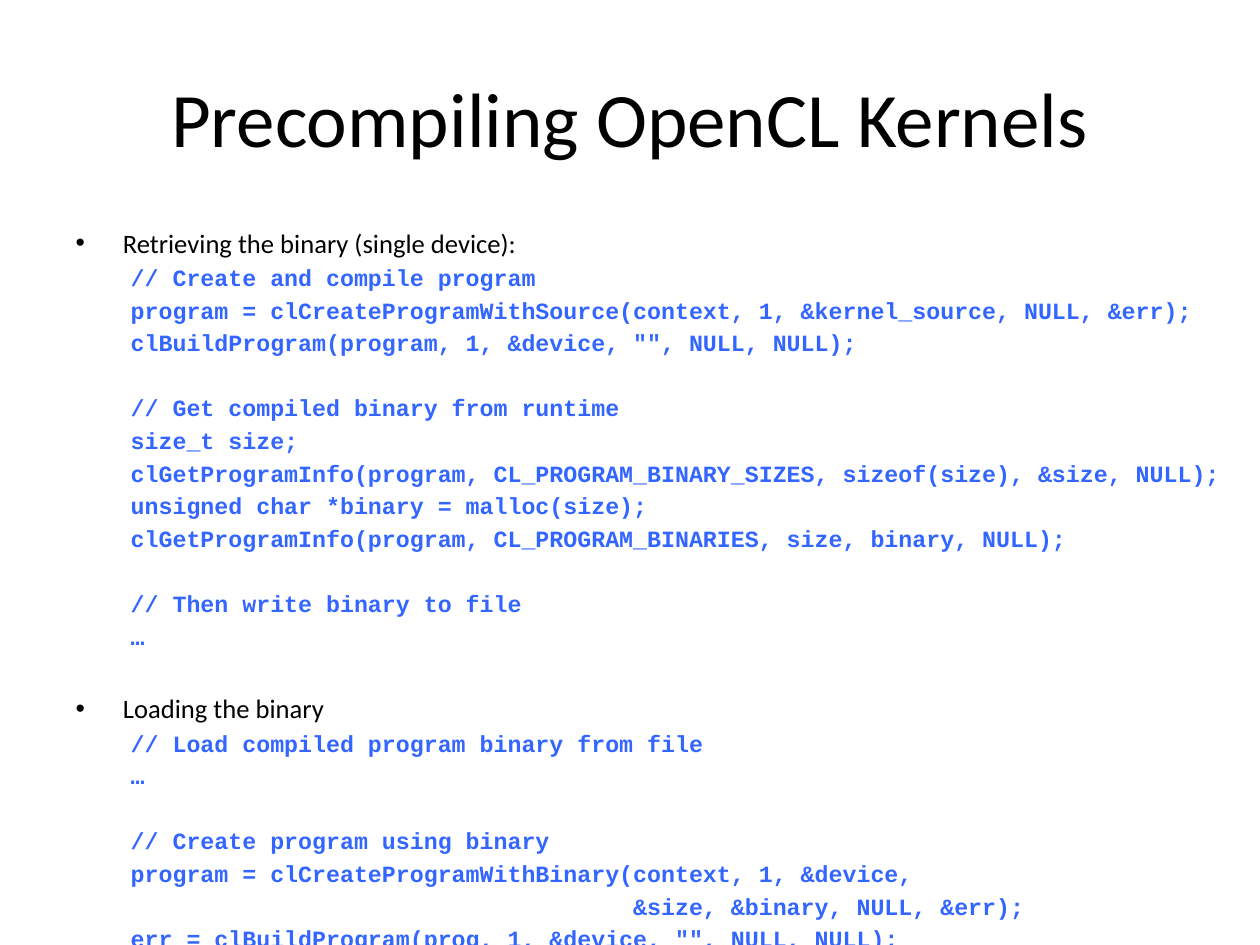
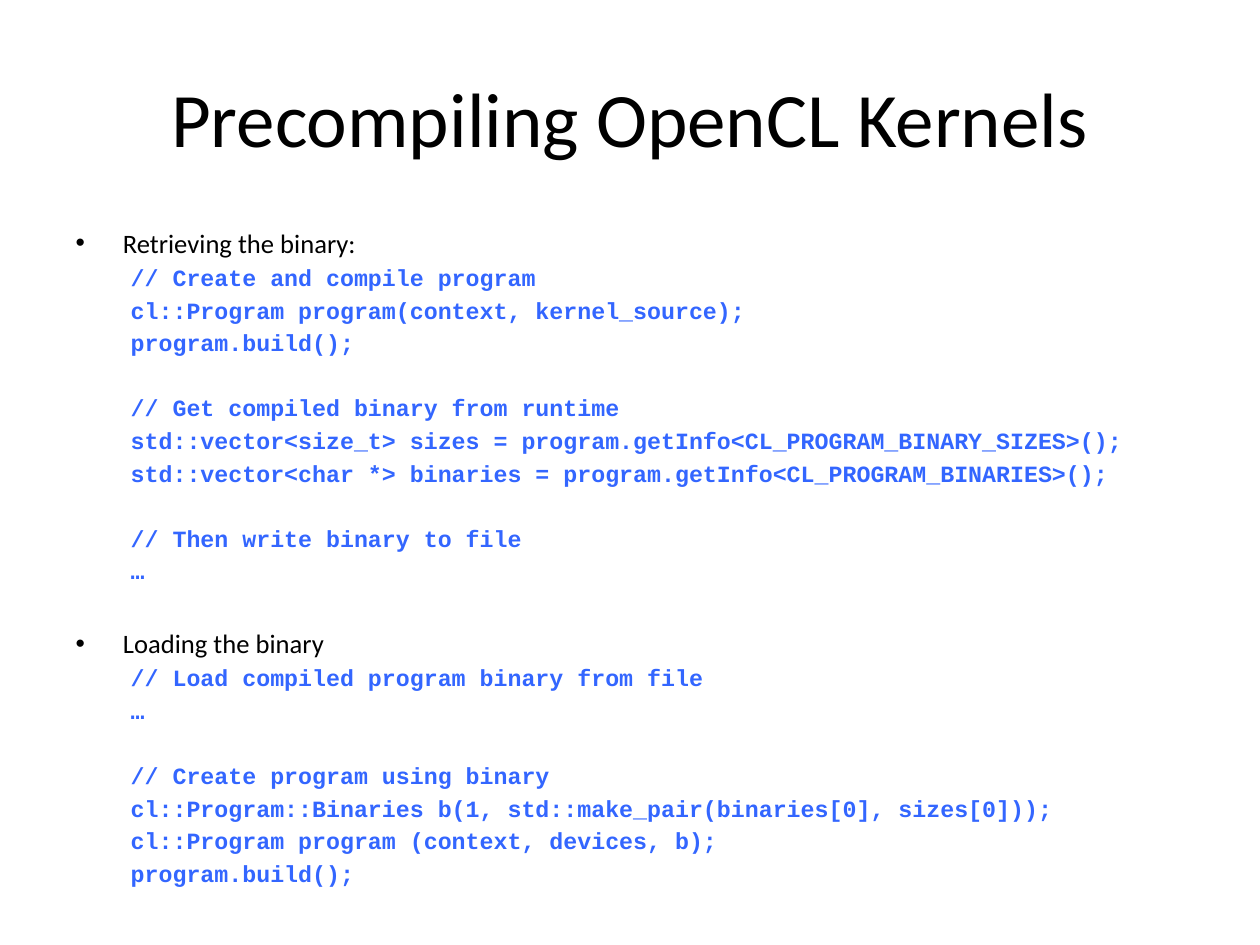
Before and after one commit to UoB-HPC/opencl-training-code, a slide deck: slide 5 of slides/advanced_part2.pptx. Drawn at 1260x945 pixels with LibreOffice and Linux fonts; fonts in the diff are those of the drawing. Boxes give left, top, right and bottom in pixels: in the first picture for what was removed or moved away, otherwise in the second. Text is boxed around its words. In the diff, an @@ line names an element or a change of style, - is before the commit and + after.

```diff
--- a/slides/advanced_part2.pptx
+++ b/slides/advanced_part2.pptx
@@ text at [123,234,355,258]: text changed @@
-• Retrieving the binary (single device):
+• Retrieving the binary:
@@ text at [131,302,744,356]: text changed @@
-  program = clCreateProgramWithSource(context, 1, &kernel_source, NULL, &err);
-  clBuildProgram(program, 1, &device, "", NULL, NULL);
+  cl::Program program(context, kernel_source);
+  program.build();
@@ text at [131,432,1122,487]: text changed @@
-  size_t size;
-  clGetProgramInfo(program, CL_PROGRAM_BINARY_SIZES, sizeof(size), &size, NULL);
-  unsigned char *binary = malloc(size);
-  clGetProgramInfo(program, CL_PROGRAM_BINARIES, size, binary, NULL);
+  std::vector<size_t> sizes = program.getInfo<CL_PROGRAM_BINARY_SIZES>();
+  std::vector<char *> binaries = program.getInfo<CL_PROGRAM_BINARIES>();
@@ text at [131,800,1052,854]: text changed @@
-  program = clCreateProgramWithBinary(context, 1, &device,
-  &size, &binary, NULL, &err);
-  err = clBuildProgram(prog, 1, &device, "", NULL, NULL);
+  cl::Program::Binaries b(1, std::make_pair(binaries[0], sizes[0]));
+  cl::Program program (context, devices, b);
+  program.build();
```
Also in this commit, not shown: 12 other slides changed.
